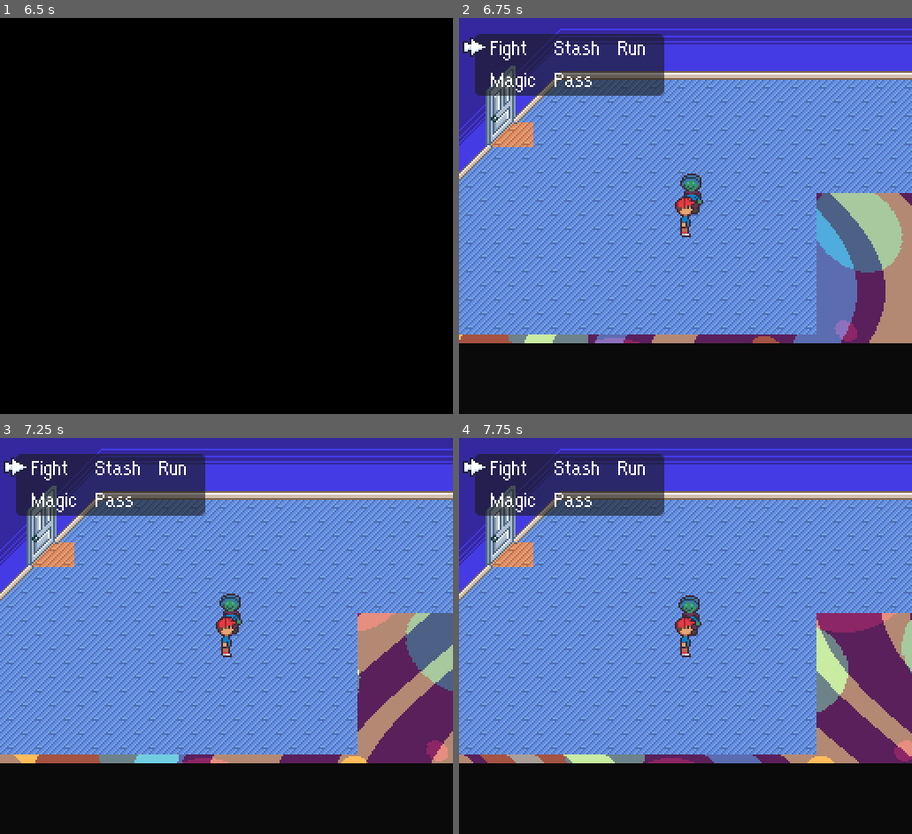
Above: before the commit, frames 1-4 (two rows, left to right).
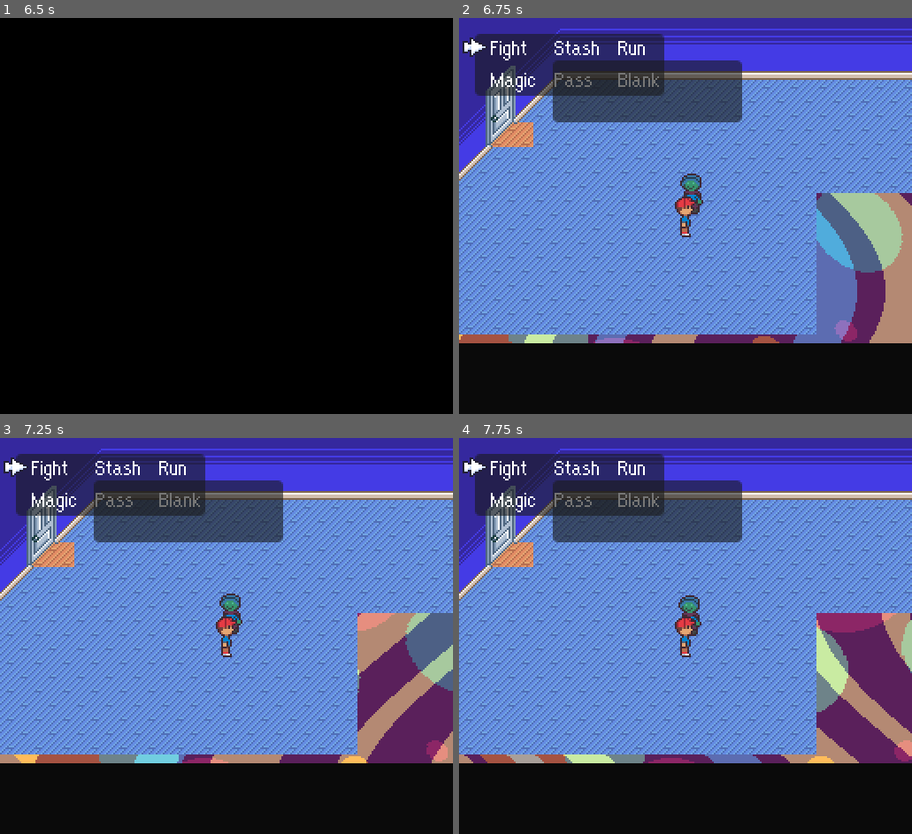
Above: after the commit, the same moments.

Repository: tomspex/gdrpg
Game: Godot game, scene res://scenes/maps/gameplay/test/test_001.tscn
The game is run twice, just before and just after one commit, with the same random seed, the same clock (stepped at 60 frames per second) and the same inputs. This scene is started directly instead of the project's main scene.
Inputs:
- Up to frame 1 (6.5 s): tap Enter at 0.5 s; hold D (right) 0.53-1.28 s; tap E (interact) every 0.75 s from 0.6 to 5.85 s; hold S (down) 1.28-2.03 s; hold D (right) 2.03-2.78 s; hold W (up) 2.78-3.53 s; hold A (left) 3.53-5.03 s; hold S (down) 5.03-5.78 s; hold D (right) from 5.78 s (still down)
- Up to frame 2 (6.75 s): release D (right) at 6.53 s; hold W (up) from 6.53 s (still down); tap E (interact) at 6.6 s
- Up to frame 3 (7.25 s): keep holding W (up)
- Up to frame 4 (7.75 s): release W (up) at 7.28 s; hold D (right) from 7.28 s (still down); tap E (interact) at 7.35 s

Frame 1 is identical in both runs. In frame 2, 6.5% of the frame differs, in the area x 20-63%, y 10-27%; in frame 3, 6.5%; in frame 4, 6.5%.

Commit message:
last commit before completely revamping the battle system

Diff:
--- /dev/null
+++ b/default_bus_layout.tres
@@ -0,0 +1,3 @@
+[gd_resource type="AudioBusLayout" format=3 uid="uid://bhbiksm8kodlb"]
+
+[resource]
--- a/project.godot
+++ b/project.godot
@@ -26,6 +26,10 @@
 window/size/viewport_height=448
 window/stretch/mode="viewport"
 window/stretch/scale=2.0
+
+[gui]
+
+fonts/dynamic_fonts/use_oversampling=false
 
 [input]
 
--- a/scenes/entities/backend/battle_manager/battle_gui_manager.tscn
+++ b/scenes/entities/backend/battle_manager/battle_gui_manager.tscn
@@ -1,12 +1,12 @@
-[gd_scene load_steps=4 format=3 uid="uid://byx2b31xqnph7"]
+[gd_scene load_steps=5 format=3 uid="uid://byx2b31xqnph7"]
 
 [ext_resource type="Script" path="res://scripts/entities/backend/battle_manager/battle_gui_manager.gd" id="1_670wc"]
 [ext_resource type="Texture2D" uid="uid://crwt7j8frlagq" path="res://sprites/entities/gui/pointer/pointer.png" id="2_rmcka"]
 [ext_resource type="Theme" uid="uid://deelp3asqekct" path="res://themes/global/gui/stdgui.tres" id="2_ueohp"]
+[ext_resource type="Script" path="res://scripts/entities/backend/battle_manager/battle_gui_fight.gd" id="3_33sli"]
 
-[node name="gui_manager" type="CanvasLayer" node_paths=PackedStringArray("pointer_init_parent")]
+[node name="gui_manager" type="CanvasLayer"]
 script = ExtResource("1_670wc")
-pointer_init_parent = NodePath("action_select/action_select_grid")
 
 [node name="action_select" type="Panel" parent="."]
 offset_left = 9.0
@@ -35,6 +35,7 @@
 layout_mode = 2
 size_flags_horizontal = 4
 text = "Fight"
+script = ExtResource("3_33sli")
 
 [node name="stash" type="RichTextLabel" parent="action_select/action_select_grid"]
 custom_minimum_size = Vector2(32, 16)
@@ -60,6 +61,34 @@
 size_flags_horizontal = 4
 text = "Pass"
 
+[node name="blank" type="RichTextLabel" parent="action_select/action_select_grid"]
+custom_minimum_size = Vector2(32, 16)
+layout_mode = 2
+size_flags_horizontal = 4
+text = "Blank"
+
+[node name="enemy_select" type="Panel" parent="."]
+offset_left = 53.0
+offset_top = 24.0
+offset_right = 160.0
+offset_bottom = 59.0
+theme = ExtResource("2_ueohp")
+
+[node name="enemy_select_grid" type="GridContainer" parent="enemy_select"]
+layout_mode = 1
+anchors_preset = 8
+anchor_left = 0.5
+anchor_top = 0.5
+anchor_right = 0.5
+anchor_bottom = 0.5
+offset_left = -44.5
+offset_top = -15.5
+offset_right = 59.5
+offset_bottom = 20.5
+grow_horizontal = 2
+grow_vertical = 2
+columns = 3
+
 [node name="pointer" type="TextureRect" parent="."]
 offset_right = 16.0
 offset_bottom = 16.0
--- a/scenes/maps/gameplay/battle/battle_test.tscn
+++ b/scenes/maps/gameplay/battle/battle_test.tscn
@@ -3,10 +3,10 @@
 [ext_resource type="PackedScene" uid="uid://di7nlmqoit2f1" path="res://scenes/entities/backend/battle_manager/battle_manager.tscn" id="1_3m7aa"]
 [ext_resource type="Shader" path="res://shaders/battle_backgrounds/wavy_0.gdshader" id="1_5rncn"]
 [ext_resource type="PackedScene" uid="uid://cbg440q63mrx6" path="res://scenes/entities/backend/scene_tools/scene_tools.tscn" id="1_r68cb"]
-[ext_resource type="AudioStream" uid="uid://co7g1bw8rth5c" path="res://audio/music/placeholder/baawo.mp3" id="1_tt6qj"]
 [ext_resource type="Texture2D" uid="uid://dodd2iq14v4jg" path="res://sprites/maps/gameplay/battle/backgrounds/bg_0.png" id="2_rcv48"]
 [ext_resource type="Texture2D" uid="uid://b0vp51x2m8rma" path="res://sprites/maps/gameplay/battle/backgrounds/bg_1.png" id="3_skt22"]
 [ext_resource type="Shader" path="res://shaders/battle_backgrounds/difficulty_margin.gdshader" id="4_u4fn5"]
+[ext_resource type="AudioStream" uid="uid://dbh0ydngeg5d0" path="res://audio/music/battle/Quick! Fight!.wav" id="7_x7i0m"]
 [ext_resource type="PackedScene" uid="uid://byx2b31xqnph7" path="res://scenes/entities/backend/battle_manager/battle_gui_manager.tscn" id="8_ndm1q"]
 
 [sub_resource type="ShaderMaterial" id="ShaderMaterial_g8wud"]
@@ -86,7 +86,7 @@
 [node name="audio_holder" type="Node2D" parent="."]
 
 [node name="bg_music" type="AudioStreamPlayer" parent="audio_holder"]
-stream = ExtResource("1_tt6qj")
+stream = ExtResource("7_x7i0m")
 autoplay = true
 
 [node name="gui_manager" parent="." instance=ExtResource("8_ndm1q")]
--- a/scripts/entities/active/player/player_battle_logic.gd
+++ b/scripts/entities/active/player/player_battle_logic.gd
@@ -1,15 +1,26 @@
 extends Node2D;
 
+signal turn_finished;
+
 var active_entity:ActiveEntity;
+var enemies:Array;
 
 @onready var gui_manager:CanvasLayer = $"../../gui_manager";
 
 func initialize(entity:ActiveEntity):
+	gui_manager.player_gui_finished.connect(_on_player_gui_finished);
 	active_entity = entity;
-	print(active_entity.display_name, ": go away");
 
 func battle_turn(opponents:Array):
-	print(active_entity.display_name, ": no thanks. i'll pass");
+	enemies = opponents;
 
 func hurt():
-	print(active_entity.display_name, ": ow");
+	print(active_entity.display_name, ": that didn't do crap, you moron.");
+
+func _on_player_gui_finished():
+	if(has_method(gui_manager.selected_option_name)):
+		call(gui_manager.selected_option);
+	turn_finished.emit();
+
+func fight():
+	print(active_entity.display_name, ": fight function called!");
--- /dev/null
+++ b/scripts/entities/backend/battle_manager/battle_gui_fight.gd
@@ -0,0 +1,7 @@
+extends RichTextLabel;
+
+signal gui_option_finished;
+
+func execute():
+	print("fight option executed!");
+	gui_option_finished.emit();
--- a/scripts/entities/backend/battle_manager/battle_gui_manager.gd
+++ b/scripts/entities/backend/battle_manager/battle_gui_manager.gd
@@ -1,34 +1,50 @@
 extends CanvasLayer;
 
+signal player_gui_finished;
+
 @export var pointer_offset = 0;
-@export var pointer_init_parent:Control;
 
+@onready var master_select:Control = $action_select/action_select_grid;
+@onready var enemy_select:Control = $action_select/action_select_grid;
 @onready var pointer:TextureRect = $pointer;
 
 var pointer_parent;
+var pointer_pos:Vector2i;
 var pointer_index:int;
+var selected_option_name:String;
+var selected_option_return_data;
 
-func _ready():
-	set_pointer_parent(pointer_init_parent);
+func _ready()->void:
+	set_pointer_parent(master_select);
 	set_pointer_selection(0);
 
-func _process(_delta):
+func _process(_delta)->void:
+	if(visible):
+		battle_gui();
+
+func battle_gui()->void:
 	var input:Vector2i;
-	if(Input.is_action_just_pressed("up")):
-		input.y -= 1;
-	if(Input.is_action_just_pressed("down")):
-		input.y += 1;
-	if(Input.is_action_just_pressed("left")):
-		input.x -= 1;
-	if(Input.is_action_just_pressed("right")):
-		input.x += 1;
+	input.y = int(Input.is_action_just_pressed("down")) - int(Input.is_action_just_pressed("up"));
+	input.x = int(Input.is_action_just_pressed("right")) - int(Input.is_action_just_pressed("left"));
 	if(input):
-		set_pointer_selection(pointer_index + input.x + input.y*pointer_parent.columns);
+		pointer_pos.y += input.y;
+		pointer_pos.x += input.x;
+		pointer_index = pointer_pos.x%pointer_parent.columns + ((pointer_pos.y*pointer_parent.columns)%pointer_parent.get_child_count()/pointer_parent.columns)*pointer_parent.columns;
+		set_pointer_selection(pointer_index);
+	if(Input.is_action_just_pressed("interact")):
+		var selected:Control = pointer_parent.get_child(pointer_index);
+		selected_option_name = selected.name;
+		if(selected.has_signal("gui_option_finished")):
+			selected.gui_option_finished.connect(_on_gui_option_finished);
+		if(selected.has_method("execute")):
+			selected_option_return_data = selected.execute();
 
 func set_pointer_parent(control_node)->void:
 	pointer_parent = control_node;
 
 func set_pointer_selection(index:int)->void:
-	pointer_index = index%pointer_parent.get_child_count();
-	var selection_pos = pointer_parent.get_child(pointer_index).position;
+	var selection_pos = pointer_parent.get_child(index).position;
 	pointer.set_position(Vector2(selection_pos.x-pointer_offset, selection_pos.y+(pointer.texture.get_size().y/2)));
+
+func _on_gui_option_finished()->void:
+	player_gui_finished.emit();
--- a/scripts/entities/backend/battle_manager/battle_manager.gd
+++ b/scripts/entities/backend/battle_manager/battle_manager.gd
@@ -2,15 +2,28 @@
 
 @export var entity_holder:Node2D;
 
+var current_entity;
 var current_entity_index:int = 0;
 var allies:Array;
 var opponents:Array;
 
-func _process(_delta):
-	var current_entity = entity_holder.get_child(current_entity_index);
+func initialize():
+	start_entity_turn();
+
+func start_entity_turn():
+	current_entity = entity_holder.get_child(current_entity_index);
 	print(name, ": Starting battler \"", current_entity.active_entity.display_name, "\"'s turn");
 	if(current_entity.active_entity.ally == false):
-		await(current_entity.battle_turn(allies));
+		current_entity.battle_turn(allies);
 	else:
-		await(current_entity.battle_turn(opponents));
+		current_entity.battle_turn(opponents);
+	if(current_entity.has_signal("turn_finished")):
+		current_entity.turn_finished.connect(_on_turn_finished);
+	else:
+		_on_turn_finished();
+
+func _on_turn_finished():
+	if(current_entity.has_signal("turn_finished")):
+		current_entity.turn_finished.disconnect(_on_turn_finished);
 	current_entity_index = (current_entity_index + 1) % entity_holder.get_child_count();
+	start_entity_turn();
--- a/scripts/global/scene_manager.gd
+++ b/scripts/global/scene_manager.gd
@@ -74,3 +74,4 @@
 		entity_instance.set_script(entities[i].battle_logic);
 		entity_list.add_child(entity_instance);
 		entity_instance.initialize(entities[i]);
+	battle_manager.initialize();
Not shown, added: audio/music/battle/Quick! Fight!.wav.import
Not shown, added: audio/music/battle/Quick! Fight!.wav
